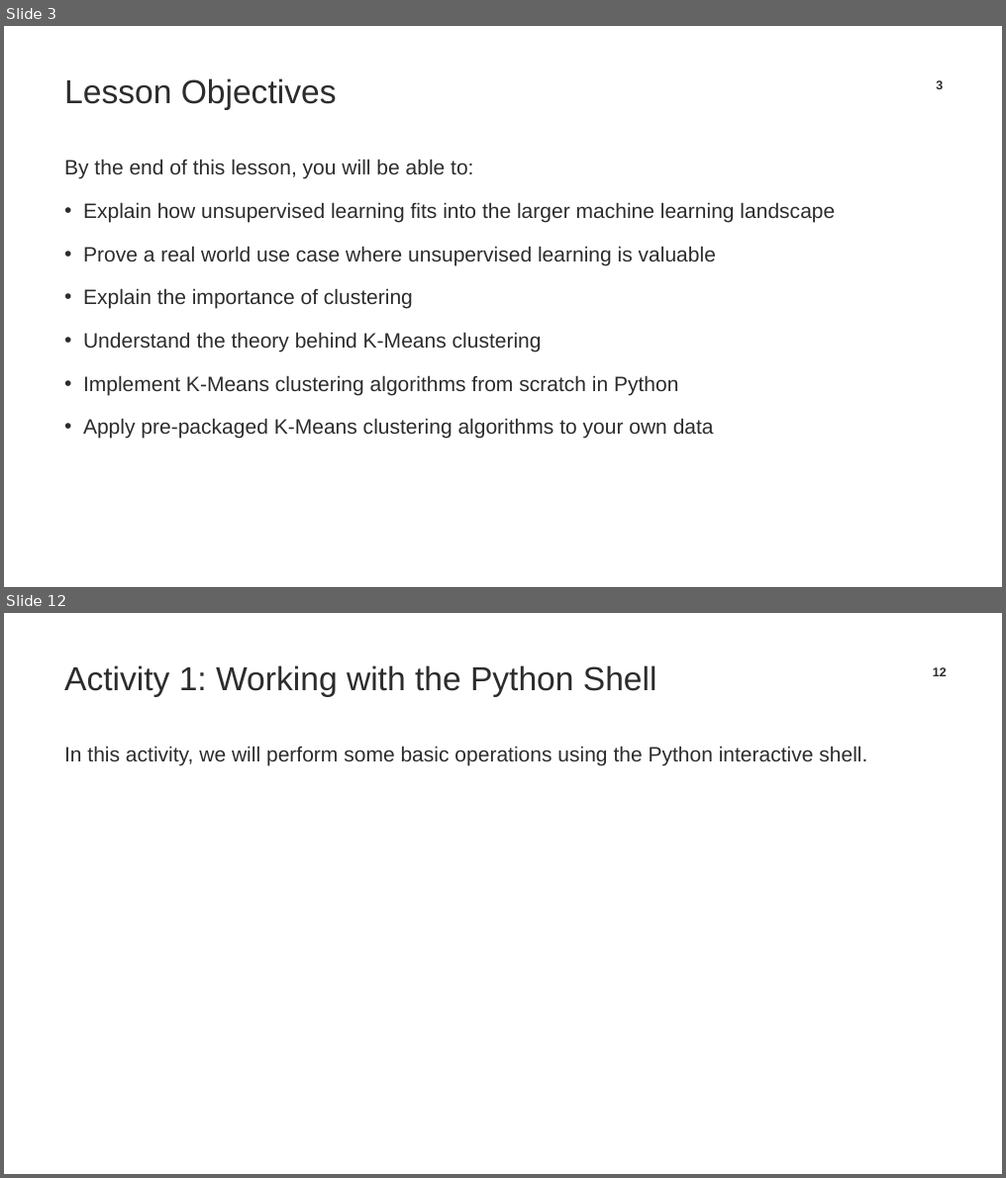
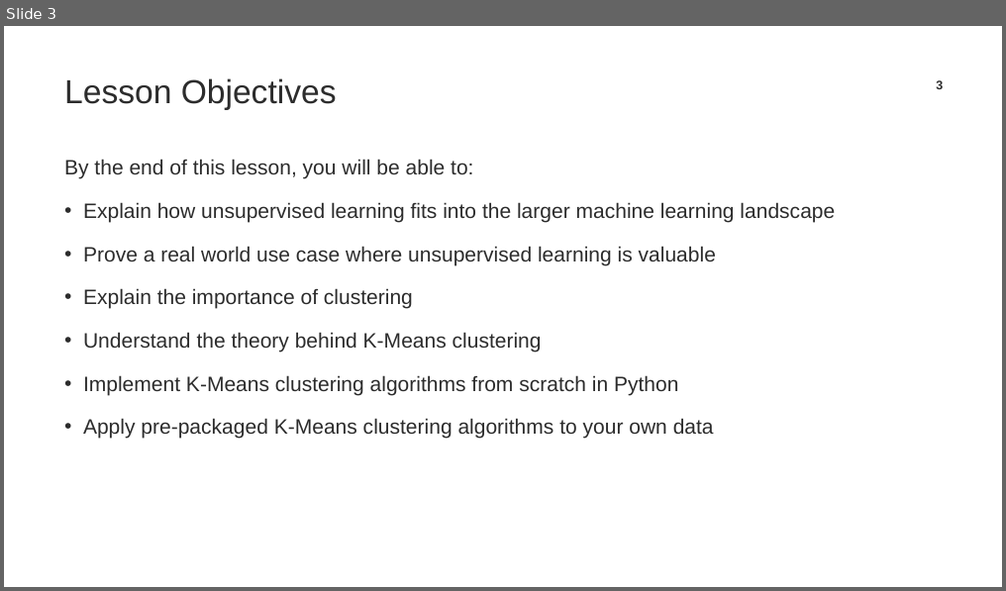
Before and after one commit to TrainingByPackt/Applied-Unsupervised-Learning-with-Python, a slide deck: CH1/Chapter1_PPT.pptx. Shown one above the other, each under a label of ours: slides 3 and 12 before the commit, slide 3 after it; the slides between them are not shown. The pictures are 1006x1178 and 1006x591 pixels, drawn with LibreOffice and Linux fonts; fonts in the diff are those of the drawing; background and template pictures are left out. Boxes give left, top, right and bottom in pixels: in the first picture for what was removed or moved away, otherwise in the second. Text is boxed around its words. In the diff, an @@ line names an element or a change of style, - is before the commit and + after.

```diff
--- a/CH1/Chapter1_PPT.pptx
+++ b/CH1/Chapter1_PPT.pptx
@@ slide 12 removed at (4, 613, 1002, 1174), background #FFFFFF @@
@@ title removed at (64, 665, 657, 697) @@
-Activity 1: Working with the Python Shell
@@ page number removed at (933, 667, 946, 676) @@
-12
@@ text removed at (64, 746, 867, 766) @@
-In this activity, we will perform some basic operations using the Python interactive shell.
```
Also in this commit, not shown: 11 slides changed, 22 slides added, 44 other slides removed, 1 other file.
